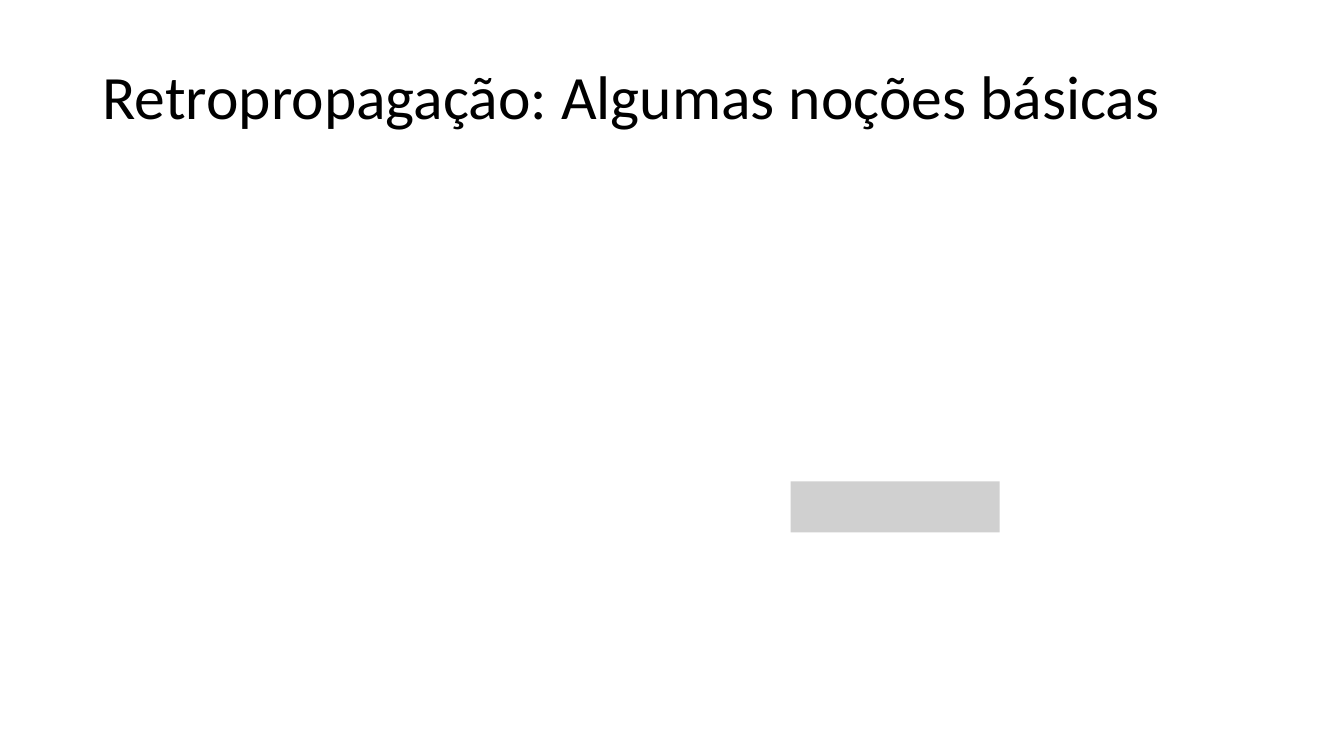
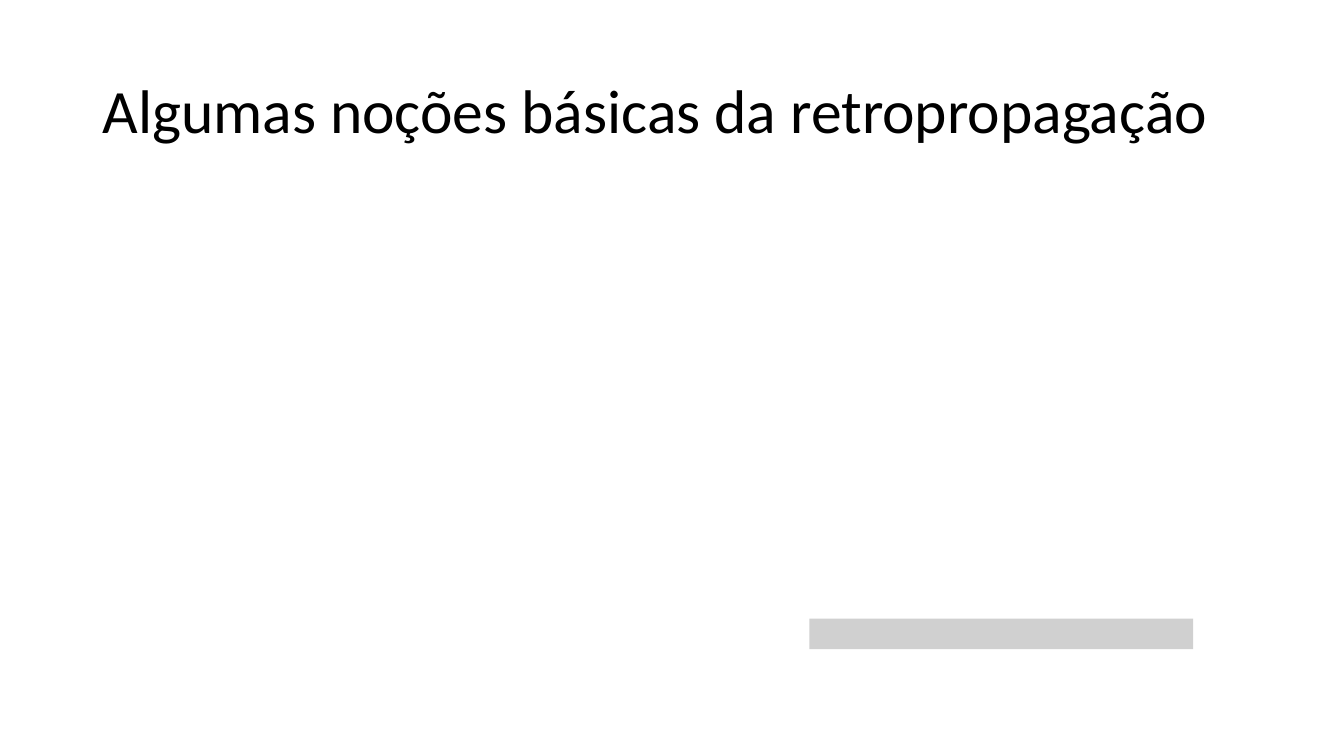
Before and after one commit to zz4fap/t320_aprendizado_de_maquina, a slide deck: slide 22 of slides/T320_Redes_Neurais_Artificiais (Parte III).pptx (slide 24 before the commit). Drawn at 1344x756 pixels with LibreOffice and Linux fonts; fonts in the diff are those of the drawing; grey boxes stand for pictures. Boxes give left, top, right and bottom in pixels: in the first picture for what was removed or moved away, otherwise in the second. Text is boxed around its words. In the diff, an @@ line names an element or a change of style, - is before the commit and + after.

```diff
--- a/slides/T320_Redes_Neurais_Artificiais (Parte III).pptx
+++ b/slides/T320_Redes_Neurais_Artificiais (Parte III).pptx
@@ title at <box>102,90,1207,144</box>: text changed @@
-Retropropagação: Algumas noções básicas
+Algumas noções básicas da retropropagação
@@ picture removed at <box>790,482,999,532</box> @@
@@ picture added at <box>810,619,1194,649</box> @@
```
Also in this commit, not shown: 6 other slides changed, 2 slides added, 3 slides removed, 1 other file.
